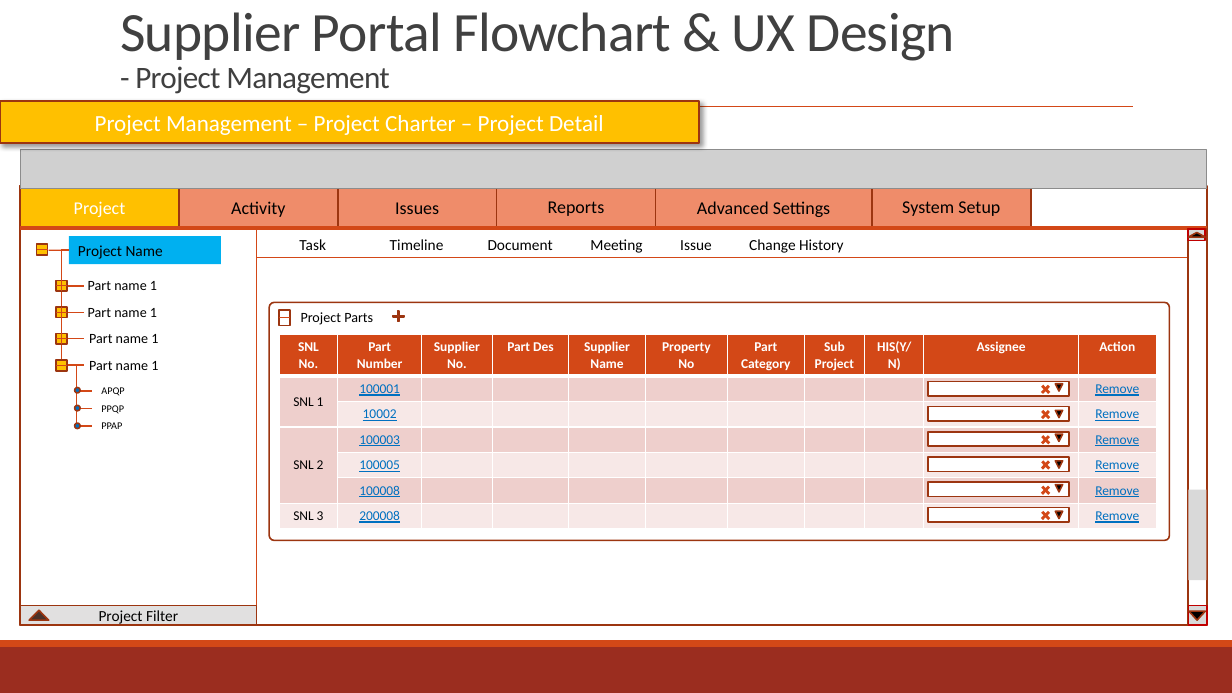
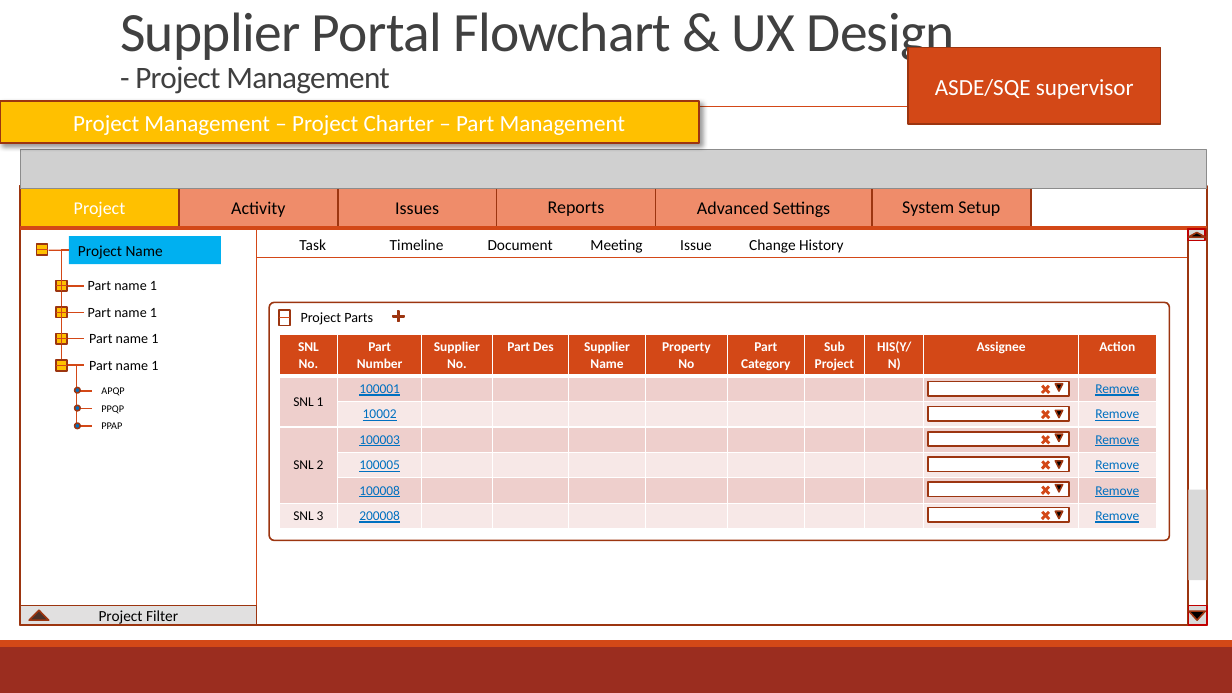
Before and after one commit to zyw9963/YFVE-supplier-portal, a slide deck: slide 64 of projects/YanFeng/02 System Design/User Stories/Flowcharts/Supplier FlowCharts & UX.pptx. Drawn at 1232x693 pixels with LibreOffice and Linux fonts; fonts in the diff are those of the drawing; grey boxes stand for pictures. Boxes give left, top, right and bottom in pixels: in the first picture for what was removed or moved away, otherwise in the second. Text is boxed around its words. In the diff, an @@ line names an element or a change of style, - is before the commit and + after.

```diff
--- a/projects/YanFeng/02 System Design/User Stories/Flowcharts/Supplier FlowCharts & UX.pptx
+++ b/projects/YanFeng/02 System Design/User Stories/Flowcharts/Supplier FlowCharts & UX.pptx
@@ rectangle added at (x1=909, y1=48, x2=1161, y2=125), fill #D34817, outline #9C3511 1.25 pt, 18 pt, text #FFFFFF @@
+ASDE/SQE supervisor
@@ text in rectangle at (x1=73, y1=115, x2=626, y2=135): text changed @@
-Project Management – Project Charter – Project Detail
+Project Management – Project Charter – Part Management
```
Also in this commit, not shown: 34 other slides changed, 12 slides added, 2 other files.
